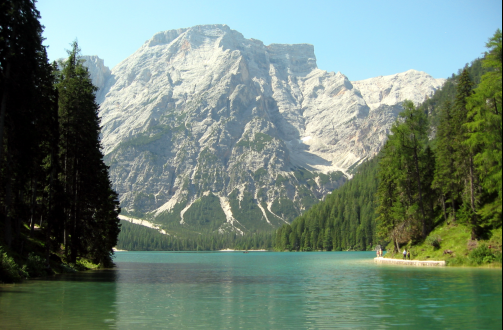
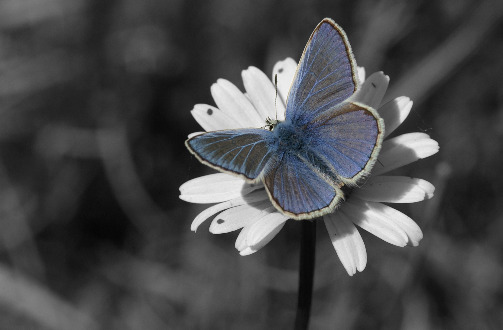
Two versions of the same layered image (503 × 330). Layer-by-layer changes:
painted on "Calque Copié" over [0, 0, 503, 330]
